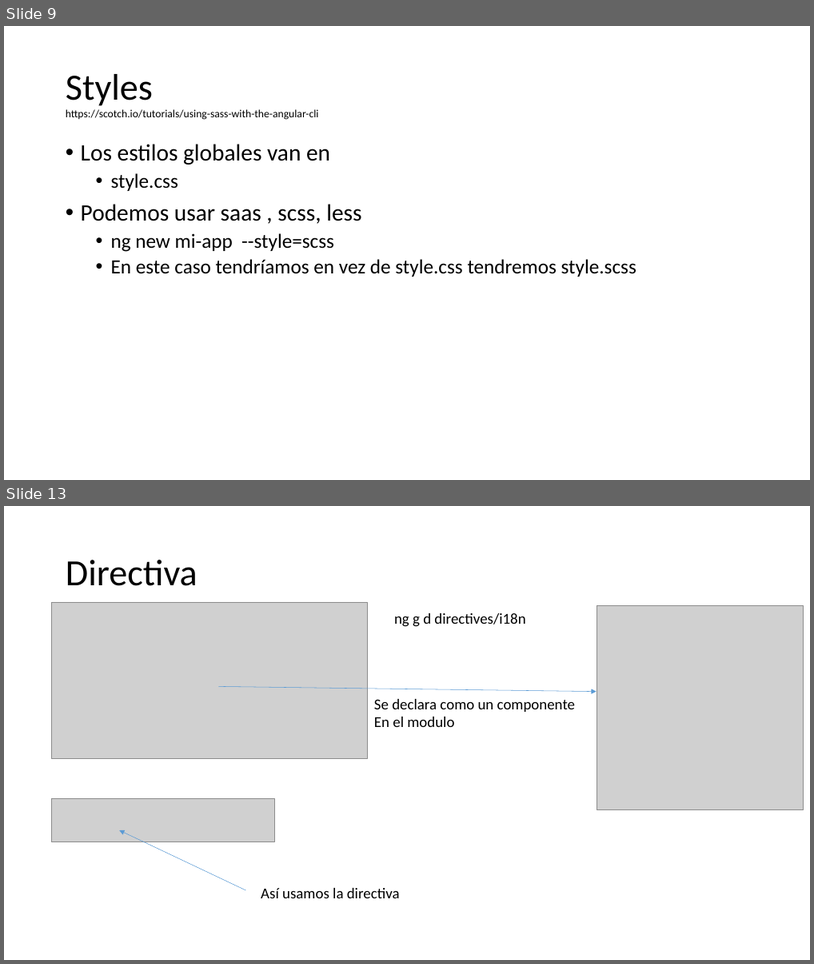
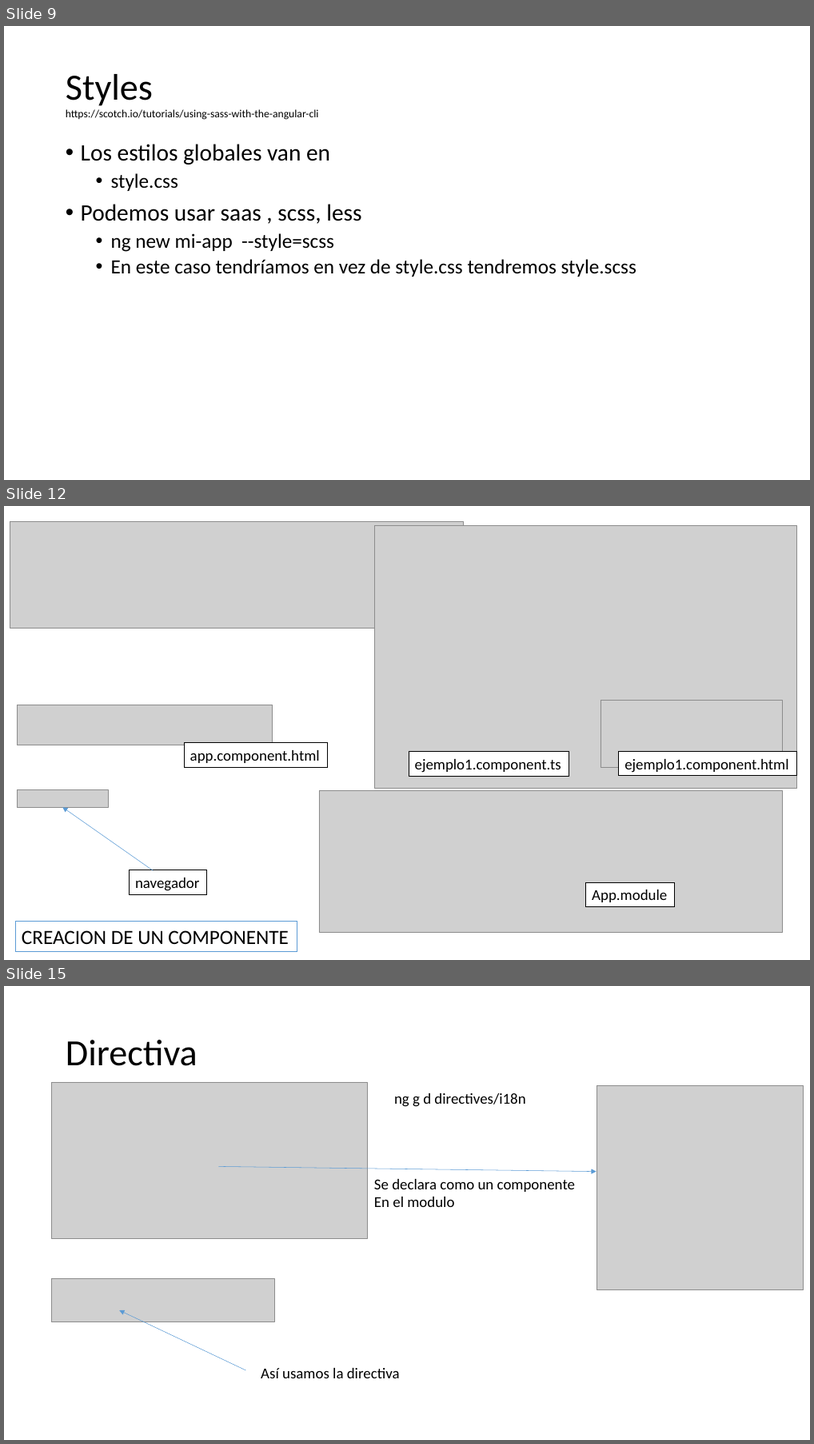
Before and after one commit to Jviejo/frontent, a slide deck: doc/pec3.pptx. Shown one above the other, each under a label of ours: slides 9 and 13 before the commit, slides 9, 12 and 15 after it; the slides between them are not shown. The pictures are 814x964 and 814x1444 pixels, drawn with LibreOffice and Linux fonts; fonts in the diff are those of the drawing; grey boxes stand for pictures. Boxes give left, top, right and bottom in pixels: in the first picture for what was removed or moved away, otherwise in the second. Text is boxed around its words. In the diff, an @@ line names an element or a change of style, - is before the commit and + after.

```diff
--- a/doc/pec3.pptx
+++ b/doc/pec3.pptx
@@ slide 12 added at box(4, 506, 810, 960), background #FFFFFF @@
@@ picture added at box(10, 521, 464, 628) @@
@@ picture added at box(375, 525, 798, 788) @@
@@ picture added at box(17, 704, 273, 745) @@
@@ picture added at box(601, 700, 783, 767) @@
@@ rectangle added at box(184, 743, 328, 767), fill #FFFFFF, outline #000000 1 pt, 18 pt, text #000000 @@
+app.component.html
@@ rectangle added at box(410, 752, 570, 776), fill #FFFFFF, outline #000000 1 pt, 18 pt, text #000000 @@
+ejemplo1.component.ts
@@ rectangle added at box(619, 751, 798, 776), fill #FFFFFF, outline #000000 1 pt, 18 pt, text #000000 @@
+ejemplo1.component.html
@@ picture added at box(17, 789, 108, 807) @@
@@ picture added at box(319, 790, 783, 932) @@
@@ arrow added from (154, 870) to (62, 808), #5B9BD5 0.5 pt @@
@@ rectangle added at box(130, 870, 206, 894), fill #FFFFFF, outline #000000 1 pt, 18 pt, text #000000 @@
+navegador
@@ rectangle added at box(586, 882, 675, 907), fill #FFFFFF, outline #000000 1 pt, 18 pt, text #000000 @@
+App.module
@@ rectangle added at box(15, 921, 298, 952), fill #FFFFFF, outline #5B9BD5 1 pt, 24 pt, text #000000 @@
+CREACION DE UN COMPONENTE
@@ what was slide 13 is now slide 15 @@
```
Also in this commit, not shown: 2 slides changed, 3 other slides added, 1 slide removed, 27 other files.
